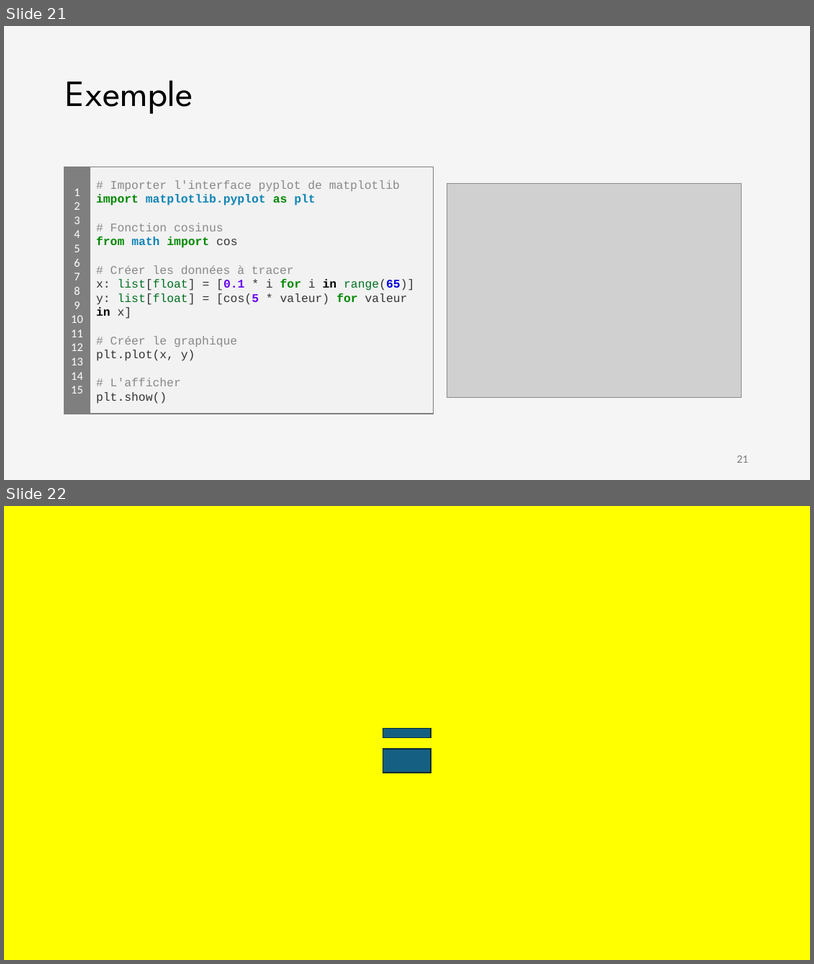
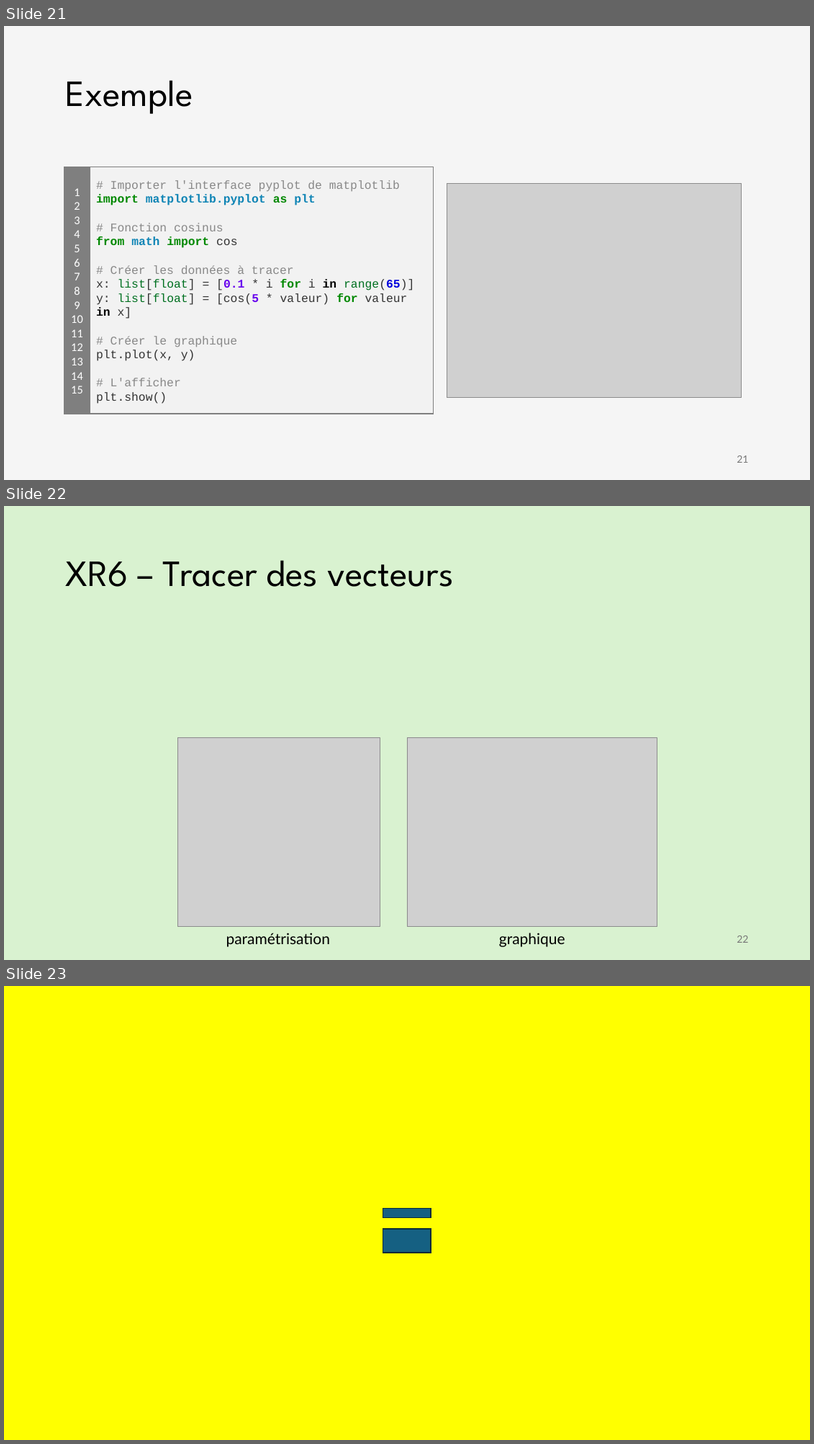
Before and after one commit to iannickgagnon/sagedays_iannick_2026, a slide deck: python_2/presentation_python_2.pptx. Shown one above the other, each under a label of ours: slides 21 and 22 before the commit, slides 21, 22 and 23 after it. The pictures are 814x964 and 814x1444 pixels, drawn with LibreOffice and Linux fonts; fonts in the diff are those of the drawing; grey boxes stand for pictures. Boxes give left, top, right and bottom in pixels: in the first picture for what was removed or moved away, otherwise in the second. Text is boxed around its words. In the diff, an @@ line names an element or a change of style, - is before the commit and + after.

Commit message:
feat: Add python_2 presentation slides up to slide no.22

```diff
--- a/python_2/presentation_python_2.pptx
+++ b/python_2/presentation_python_2.pptx
@@ slide 22 added at [4,506,810,960], background #D9F2D0 @@
@@ title added at [65,560,454,587], 44 pt, text #000000 @@
+XR6 – Tracer des vecteurs
@@ picture added at [178,737,380,926] @@
@@ picture added at [407,737,658,926] @@
@@ text added at [226,932,330,947], 18 pt, text #000000 @@
+paramétrisation
@@ text added at [499,932,566,947], 18 pt, text #000000 @@
+graphique
@@ page number added at [737,935,748,942], 12 pt, text #797979 @@
+22
@@ what was slide 22 is now slide 23 @@
```
